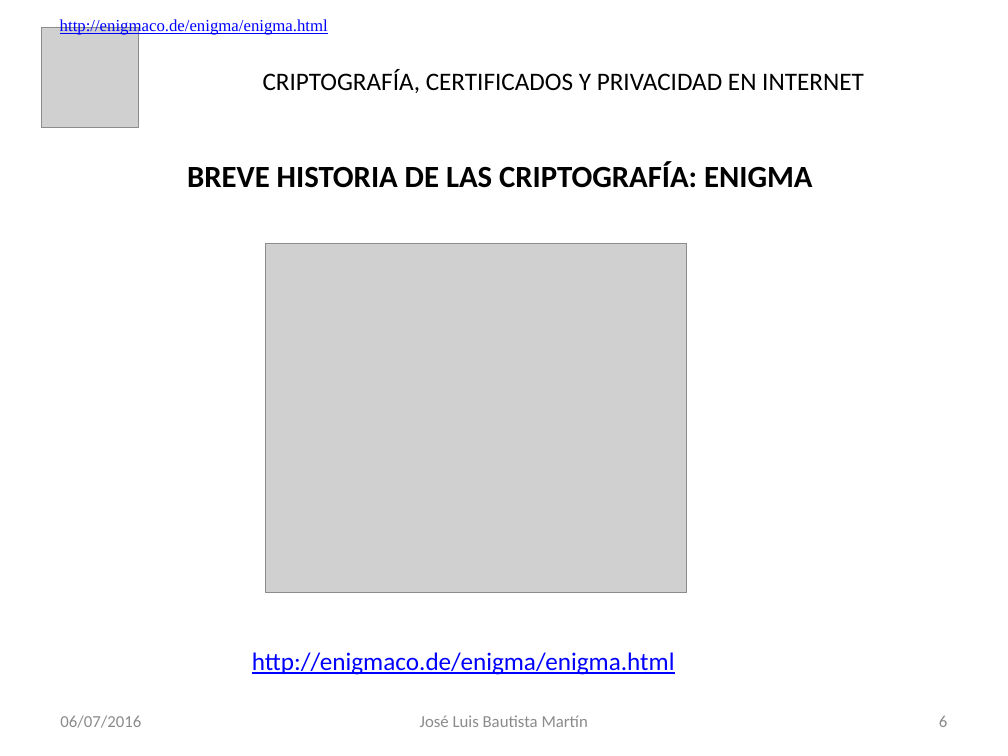
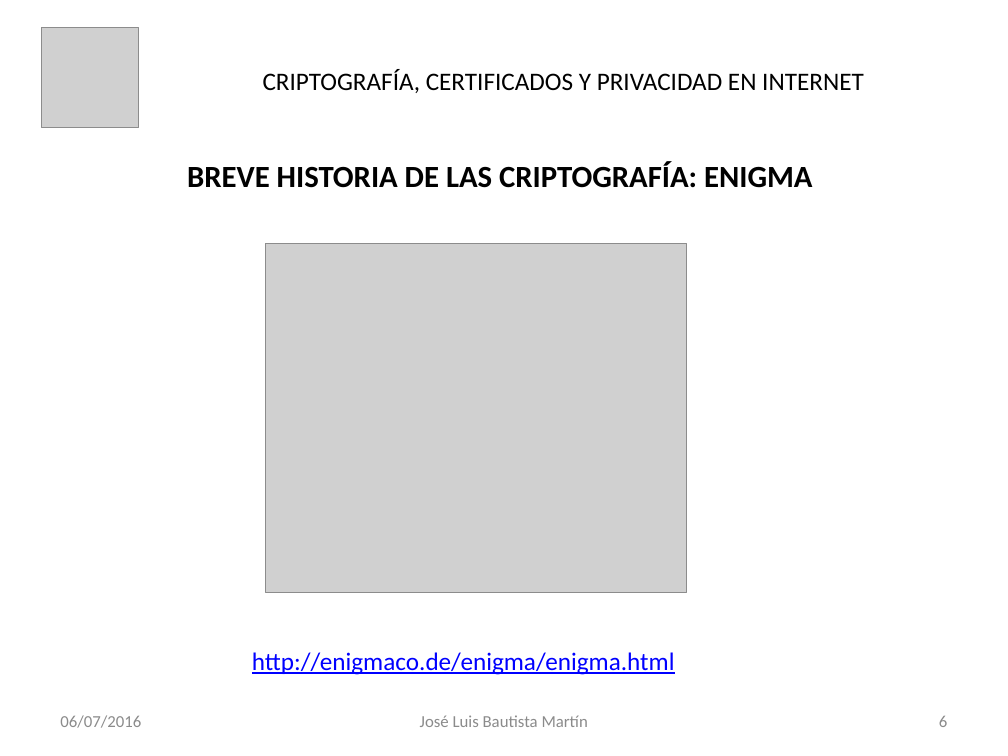
Before and after one commit to jbautistamartin/CapacitacionCriptografiaCertificadosPrivacidad, a slide deck: slide 6 of Documentos/Criptografía, Certificados y privacidad en internet.pptx. Drawn at 1008x756 pixels with LibreOffice and Linux fonts; fonts in the diff are those of the drawing; grey boxes stand for pictures. Boxes give left, top, right and bottom in pixels: in the first picture for what was removed or moved away, otherwise in the second. Text is boxed around its words. In the diff, an @@ line names an element or a change of style, - is before the commit and + after.

Commit message:
Actualización notas presentación

```diff
--- a/Documentos/Criptografía, Certificados y privacidad en internet.pptx
+++ b/Documentos/Criptografía, Certificados y privacidad en internet.pptx
@@ text removed at [60,19,328,36] @@
-http://enigmaco.de/enigma/enigma.html
```
